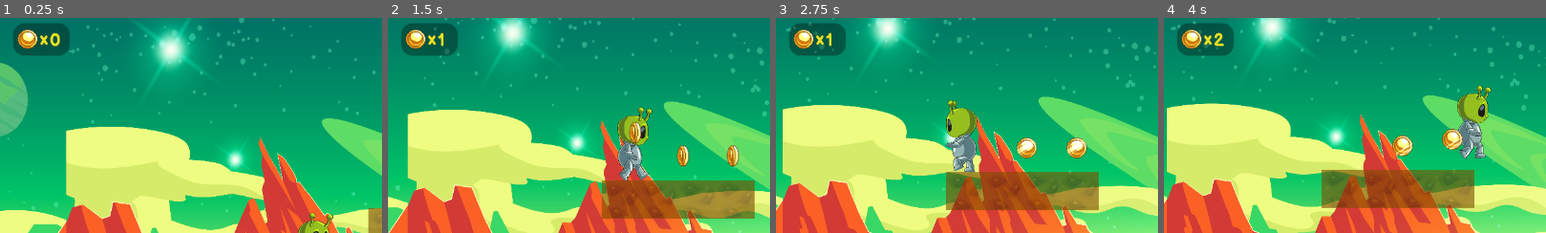
Above: before the commit, frames 1-4 (left to right).
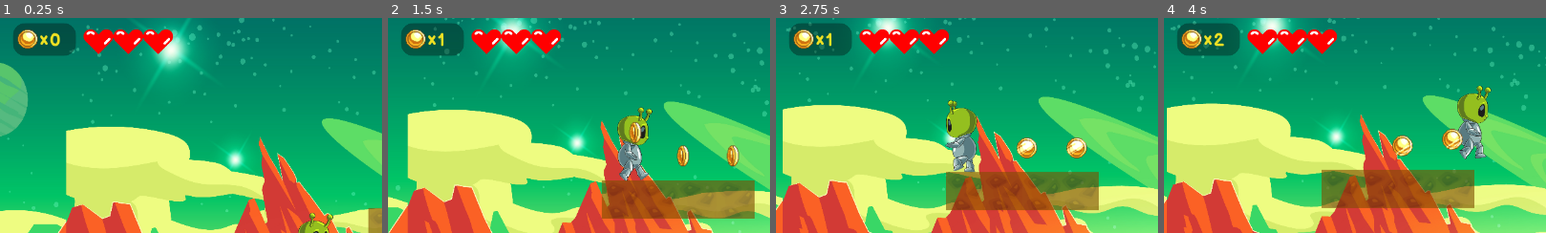
Above: after the commit, the same moments.

Repository: MariiaS3/XingXing
Game: Godot game, scene res://World.tscn
Two runs of this game, one before a commit and one after it. Both use one fixed random seed, a clock stepped at 60 frames per second and the inputs below. The engine's default icon, where the game draws it, is replaced by a stand-in: a white triangle on a blue panel in a dark square.
Inputs:
- Up to frame 1 (0.25 s): no input
- Up to frame 2 (1.5 s): hold Right (ui_right) from 0.53 s (still down); tap Up (ui_up) at 0.77 s
- Up to frame 3 (2.75 s): tap Up (ui_up) at 1.52 s; release Right (ui_right) at 2.03 s; hold Left (ui_left) from 2.03 s (still down)
- Up to frame 4 (4 s): release Left (ui_left) at 2.78 s; hold Right (ui_right) from 2.78 s (still down); tap Up (ui_up) at 3.02, 3.77 s
The pictures show only the part of the screen within x 0-50%, y 0-50%; the shares and areas given below are measured in that part.

The runs differ from the first frame. In frame 1, 2.0% of the frame differs, in the area x 16-46%, y 2-18%; in frame 2, 2.0%; in frame 3, 2.0%; in frame 4, 2.0%.

Commit message:
serduszka
dodany system 3 żyć

Diff:
--- a/XingXing/Enemy.gd
+++ b/XingXing/Enemy.gd
@@ -1,7 +1,12 @@
 extends KinematicBody2D
+
+signal life_changed(player_hearts)
 
 var velocity = Vector2()
 export var direction = -1
+
+var max_hearts = 3
+var hearts = max_hearts
 
 func _ready():
 	if direction == 1:
@@ -9,7 +14,10 @@
 
 	$RayCast2D.position.x = $CollisionShape2D.shape.get_extents().x * direction
 
-func _physics_process(delta):
+	connect("life_changed", get_parent().get_node("Hearts/Control"), "on_player_life_changed")
+	emit_signal("life_changed", max_hearts)
+
+func _physics_process(_delta):
 
 	if is_on_wall():
 		direction = direction * -1
@@ -25,5 +33,8 @@
 
 
 
-func _on_Checker_body_entered(body):
-	get_tree().change_scene("res://World.tscn")
+func _on_Checker_body_entered(_body):
+	hearts = hearts - 1
+	emit_signal("life_changed", hearts)
+	if hearts <= 0:
+		get_tree().change_scene("res://World.tscn")
--- a/XingXing/HUD.gd
+++ b/XingXing/HUD.gd
@@ -1,6 +1,6 @@
 extends CanvasLayer
 
-var coins =0
+var coins = 0
 
 func _ready():
 	$coins.text = String(coins)
--- a/XingXing/HUD.tscn
+++ b/XingXing/HUD.tscn
@@ -25,7 +25,7 @@
 [node name="Panel" type="Panel" parent="."]
 margin_left = 22.0
 margin_top = 9.0
-margin_right = 117.0
+margin_right = 127.0
 margin_bottom = 63.0
 custom_styles/panel = SubResource( 1 )
 __meta__ = {
--- /dev/null
+++ b/XingXing/Heart.gd
@@ -0,0 +1,6 @@
+extends Control
+
+var size = 200
+
+func on_player_life_changed(player_hearts):
+	$TextureRect.rect_size.x = player_hearts * size
--- /dev/null
+++ b/XingXing/Hearts.tscn
@@ -0,0 +1,27 @@
+[gd_scene load_steps=3 format=2]
+
+[ext_resource path="res://dodatki/heart.png" type="Texture" id=1]
+[ext_resource path="res://Heart.gd" type="Script" id=2]
+
+[node name="Hearts" type="CanvasLayer"]
+
+[node name="Control" type="Control" parent="."]
+margin_right = 178.0
+margin_bottom = 97.0
+script = ExtResource( 2 )
+__meta__ = {
+"_edit_use_anchors_": false
+}
+
+[node name="TextureRect" type="TextureRect" parent="Control"]
+margin_left = 140.182
+margin_top = 18.5992
+margin_right = 340.182
+margin_bottom = 185.599
+rect_scale = Vector2( 0.25, 0.25 )
+texture = ExtResource( 1 )
+expand = true
+stretch_mode = 2
+__meta__ = {
+"_edit_use_anchors_": false
+}
--- a/XingXing/Kosmita.gd
+++ b/XingXing/Kosmita.gd
@@ -5,14 +5,15 @@
 const SPEED = 200
 const HEIGHT = -600
 const FIREBALL = preload("res://Node2D.tscn")
+const HUD = preload("res://HUD.tscn")
+
 var motion = Vector2()
 var on_ground = false
 var is_attacking = false
-const HUD = preload("res://HUD.tscn")
 var hud = HUD.instance()
 
 func _ready():
-		_physics_process(true)
+	_physics_process(true)
 
 func _physics_process(_delta):
 	motion.y += GRAVITY
@@ -87,7 +88,7 @@
 	is_attacking = false
 
 func Fall():
-	 get_tree().change_scene("res://World.tscn")
+	get_tree().change_scene("res://World.tscn")
 
 
 
--- a/XingXing/World.gd
+++ b/XingXing/World.gd
@@ -1,7 +1,7 @@
 extends Node
 
 
-func _on_body_entered(body):
+func _on_body_entered(_body):
 	$Area2D.teleport()
 
 
@@ -9,5 +9,5 @@
 	$KinematicBody2D.Fall()
 
 
-func _on_Wiesielec_body_entered(body):
+func _on_Wiesielec_body_entered(_body):
 	$KinematicBody2D.quiz()
--- a/XingXing/World.tscn
+++ b/XingXing/World.tscn
@@ -7,6 +7,7 @@
 [ext_resource path="res://grid.tscn" type="PackedScene" id=5]
 [ext_resource path="res://Control.tscn" type="PackedScene" id=6]
 [ext_resource path="res://Enemy.tscn" type="PackedScene" id=7]
+[ext_resource path="res://Hearts.tscn" type="PackedScene" id=8]
 [ext_resource path="res://background/mars-landscape-alien-planet-martian-background/1781.jpg" type="Texture" id=25]
 [ext_resource path="res://coin.tscn" type="PackedScene" id=40]
 [ext_resource path="res://World.gd" type="Script" id=44]
@@ -128,6 +129,8 @@
 margin_top = 428.0
 margin_right = 778.0
 margin_bottom = 508.0
+
+[node name="Hearts" parent="." instance=ExtResource( 8 )]
 [connection signal="coin_collected" from="coins/coin" to="HUD" method="_on_coin_collected"]
 [connection signal="coin_collected" from="coins/coin2" to="HUD" method="_on_coin_collected"]
 [connection signal="coin_collected" from="coins/coin4" to="HUD" method="_on_coin_collected"]
--- a/XingXing/save-file.cfg
+++ b/XingXing/save-file.cfg
@@ -1,3 +1,3 @@
 [Values]
 
-ValueOne=19
+ValueOne=4
Not shown: 1 places in XingXing/World.tscn that only renumber resources
Binary file added: XingXing/dodatki/heart.png
Not shown, added: XingXing/dodatki/heart.png.import
